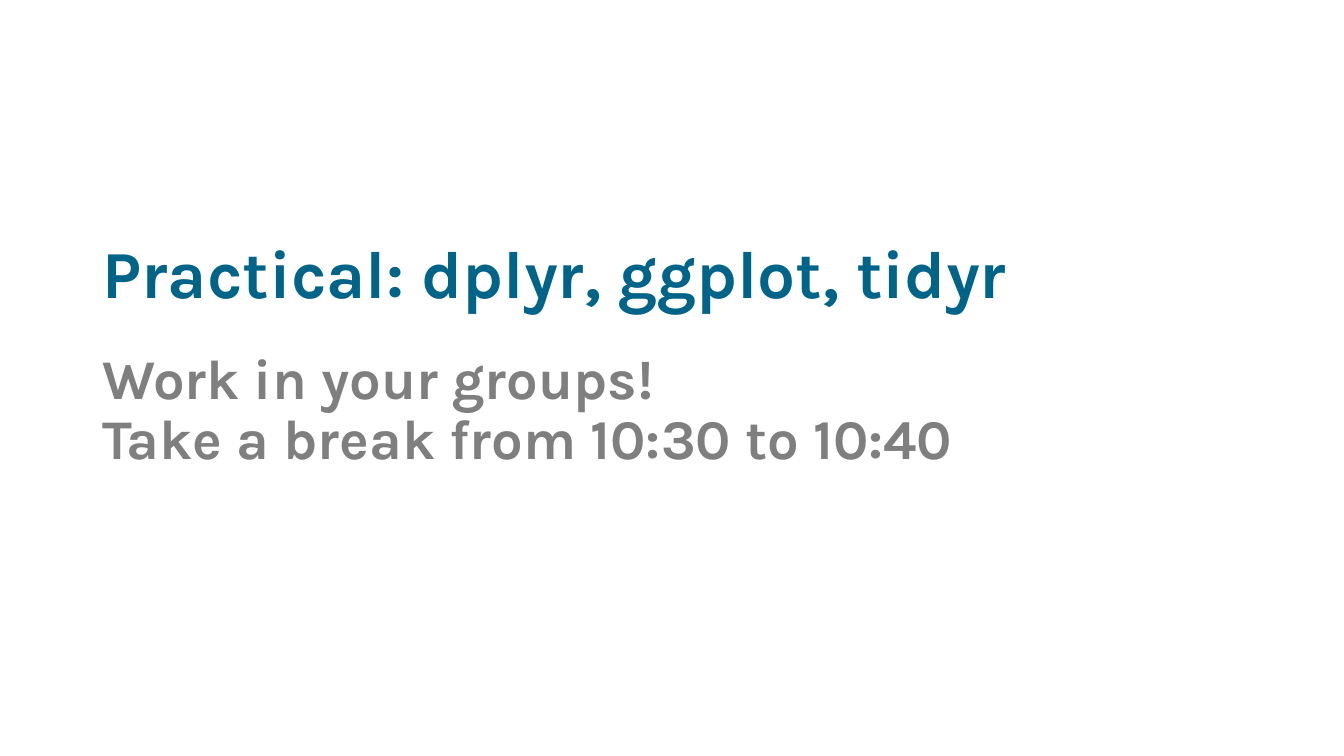
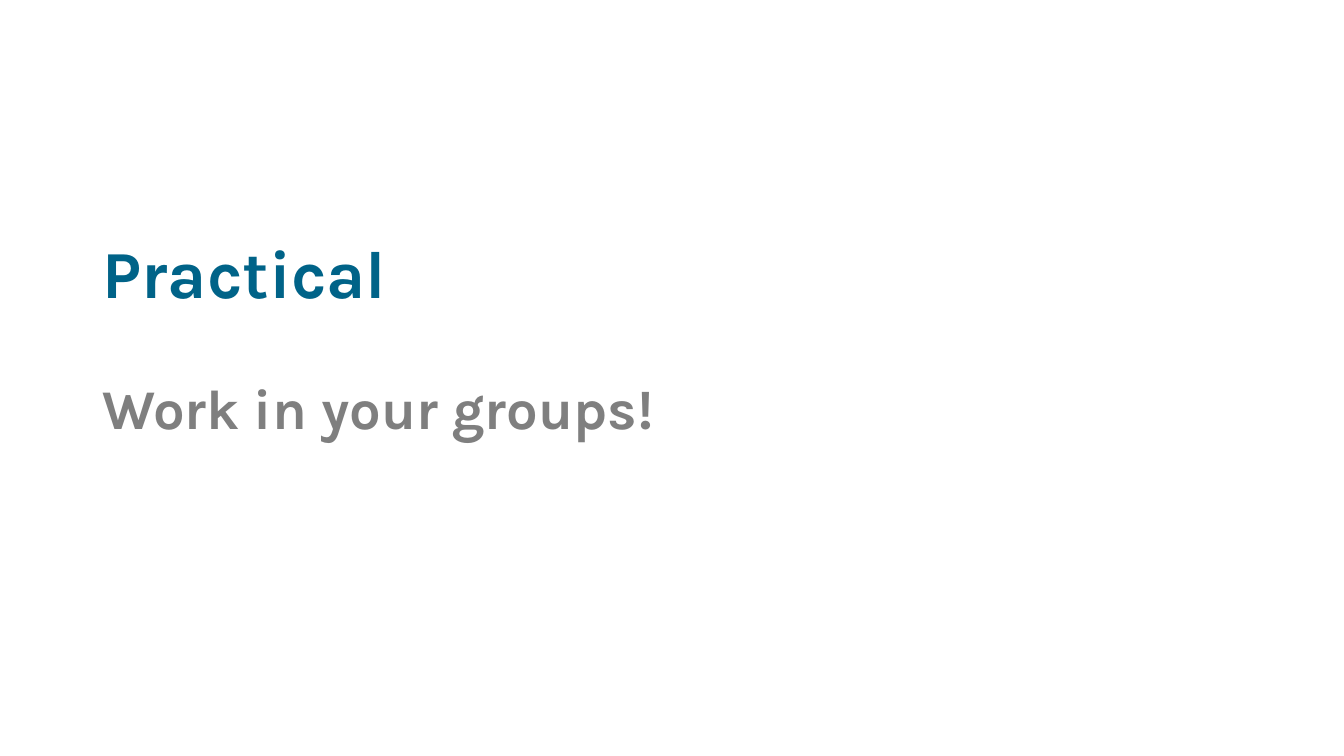
Before and after one commit to sodascience/workshop_causal_impact_assessment, a slide deck: slide 27 of lectures/02_interrupted_time_series/its.pptx (slide 35 before the commit). Drawn at 1344x756 pixels with LibreOffice and Linux fonts; fonts in the diff are those of the drawing. Boxes give left, top, right and bottom in pixels: in the first picture for what was removed or moved away, otherwise in the second. Text is boxed around its words. In the diff, an @@ line names an element or a change of style, - is before the commit and + after.

```diff
--- a/lectures/02_interrupted_time_series/its.pptx
+++ b/lectures/02_interrupted_time_series/its.pptx
@@ title at [102,250,386,299]: text changed @@
-Practical: dplyr, ggplot, tidyr
+Practical
@@ text at [102,409,952,460]: paragraph removed @@
-Take a break from 10:30 to 10:40
```
Also in this commit, not shown: 9 other slides changed, 8 slides added, 5 slides removed, 5 other files.
